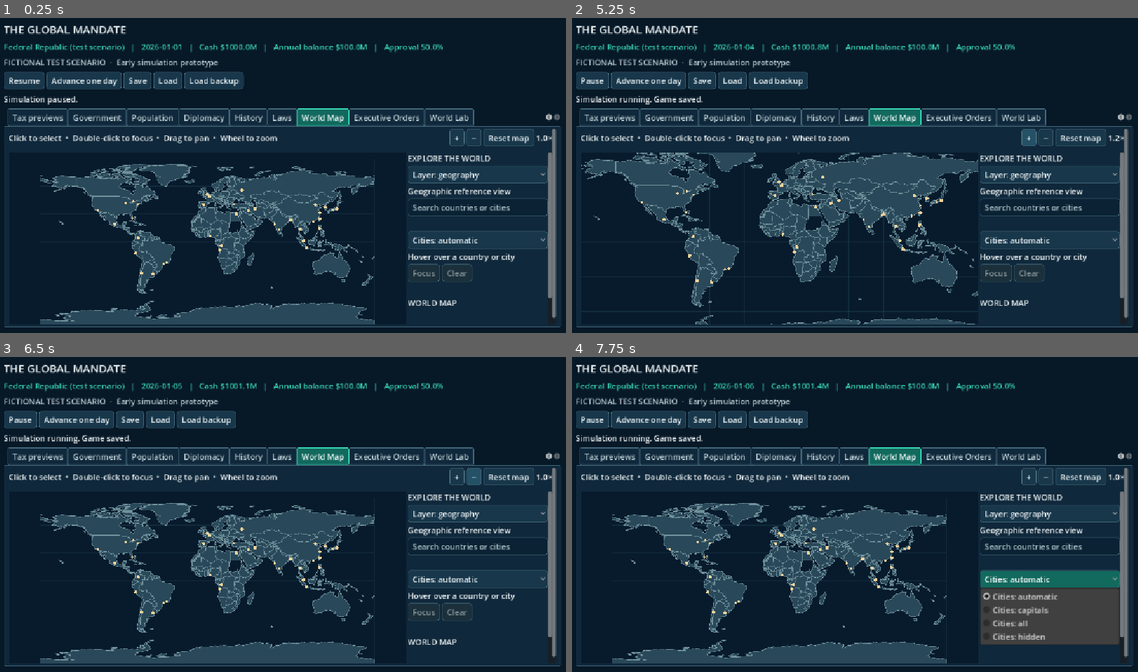
Above: before the commit, frames 1-4 (two rows, left to right).
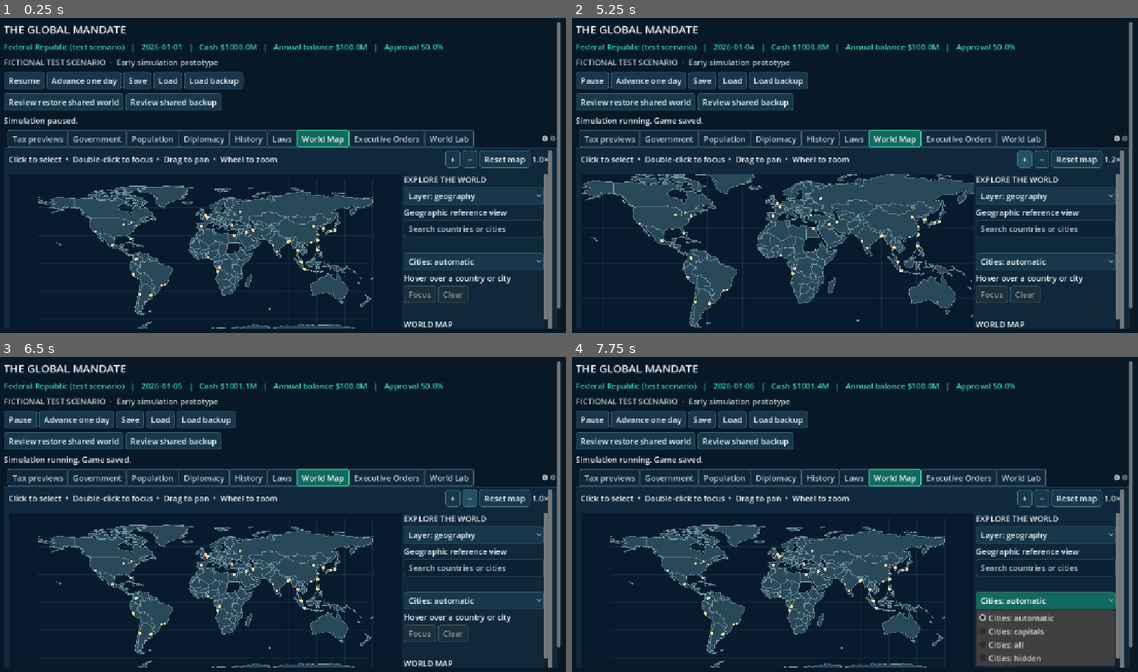
Above: after the commit, the same moments.

Repository: bhavishyadash/the-global-mandate
Game: Godot game, scene res://main.tscn
Two runs of this game, one before a commit and one after it. Both use one fixed random seed, a clock stepped at 60 frames per second and the inputs below.
Inputs (mouse positions are in pixels of both pictures, inside the frame that each line leads up to):
- Up to frame 1 (0.25 s): no input
- Up to frame 2 (5.25 s): click "Save" at 0.5 s; click (634, 103) at 1.25 s, where only the run after the commit has a clickable "Review restore shared world"; click (747, 103) at 2 s, where only the run after the commit has a clickable "Review shared backup"; click "Resume" at 2.75 s; click "Save" at 3.5 s; click "Advance one day" at 4.25 s; click "+" at 5 s
- Up to frame 3 (6.5 s): click "−" at 5.75 s
- Up to frame 4 (7.75 s): click "Layer: geography" at 6.5 s; click "Cities: automatic" at 7.25 s

The runs differ from the first frame. In frame 1, 26% of the frame differs, in the area x 0-99%, y 1-99%; in frame 2, 26%; in frame 3, 26%; in frame 4, 30%.

Commit message:
Restore shared world with controlled country

Diff:
--- a/simulation/world_registry.gd
+++ b/simulation/world_registry.gd
@@ -17,6 +17,8 @@
 var _relations: Dictionary = {}
 var _talks: Dictionary = {}
 var _agreements: Dictionary = {}
+# Optional save metadata; it does not change simulation state.
+var saved_controlled_id := ""
 
 func initialize(scenarios: Variant) -> String:
 	if not scenarios is Array or scenarios.is_empty() or scenarios.size() > MAX_COUNTRIES:
@@ -40,6 +42,7 @@
 	_relations = {}
 	_talks = {}
 	_agreements = {}
+	saved_controlled_id = ""
 	return ""
 
 func country_ids() -> Array:
@@ -155,11 +158,16 @@
 		return "World save contains invalid JSON."
 	return import_snapshot(json.data)
 
-func save_game(path: String, rename_operation: Callable = Callable(), write_operation: Callable = Callable()) -> String:
+func save_game(path: String, rename_operation: Callable = Callable(), write_operation: Callable = Callable(), controlled_id: String = "") -> String:
+	if not controlled_id.is_empty() and not _countries.has(controlled_id):
+		return "Controlled country does not exist in this world."
+	var saved_data := export_snapshot()
+	if not controlled_id.is_empty():
+		saved_data["controlled_country"] = controlled_id
 	var temporary := path + ".tmp"
 	if FileAccess.file_exists(temporary) or DirAccess.dir_exists_absolute(ProjectSettings.globalize_path(temporary)):
 		return "A temporary world save already exists; inspect it before saving."
-	var write_error := World._save_write(temporary, JSON.stringify(export_snapshot()), write_operation)
+	var write_error := World._save_write(temporary, JSON.stringify(saved_data), write_operation)
 	var absolute_temp := ProjectSettings.globalize_path(temporary)
 	if write_error != OK:
 		if FileAccess.file_exists(temporary):
@@ -210,6 +218,9 @@
 func import_snapshot(data: Variant) -> String:
 	if not data is Dictionary or not World._is_whole_number(data.get("version")) or data.version < 1 or data.version > 2 or not data.get("countries") is Dictionary or not data.get("relations") is Dictionary or not data.get("talks") is Dictionary:
 		return "Invalid registry snapshot."
+	var control: Variant = data.get("controlled_country", "")
+	if not control is String or (not control.is_empty() and not data.countries.has(control)):
+		return "Registry has invalid controlled country metadata."
 	var talks: Dictionary = data.talks.duplicate(true)
 	var agreements: Variant = data.get("agreements") if data.version == 2 else {}
 	if not agreements is Dictionary:
@@ -250,6 +261,7 @@
 		if not _valid_pair(key, countries) or not World._is_whole_number(agreements[key]) or agreements[key] < 1 or agreements[key] > AGREEMENT_DAYS:
 			return "Registry has invalid agreement state."
 	_countries = countries
+	saved_controlled_id = control
 	_relations = data.relations.duplicate()
 	_talks = talks
 	_agreements = agreements.duplicate()
--- a/tests/ui_test.gd
+++ b/tests/ui_test.gd
@@ -185,6 +185,24 @@
 	var detached_main: Dictionary = screen.world.export_snapshot()
 	assert(screen.world_lab.load_from(shared_test_path).is_empty())
 	assert(screen.world_lab.registry.country_snapshot(shared_id).date == saved_shared_day and screen.world.export_snapshot() == detached_main)
+	assert(screen.world_lab.registry.saved_controlled_id == target_id)
+	screen._request_shared_restore(shared_test_path)
+	assert(not screen.pending_shared_restore.is_empty())
+	screen.pending_shared_restore.clear()
+	screen.shared_restore_dialog.hide()
+	assert(not screen.shared_world_active and screen.world.export_snapshot() == detached_main)
+	screen._request_shared_restore(shared_test_path)
+	screen.world_lab.advance_day()
+	screen._confirm_shared_restore()
+	screen.shared_restore_dialog.hide()
+	assert(not screen.shared_world_active and "out of date" in screen.status.text)
+	screen._request_shared_restore(shared_test_path)
+	screen._confirm_shared_restore()
+	screen.shared_restore_dialog.hide()
+	assert(screen.shared_world_active and screen.world.country.id == target_id)
+	assert(screen.world.date == saved_shared_day and screen.world == screen.world_lab.registry.controlled_country(target_id))
+	assert(screen.world_lab.registry.relationship("usa_sandbox", "coastal_republic") == 5.0)
+	screen._leave_shared_world()
 	DirAccess.remove_absolute(ProjectSettings.globalize_path(shared_test_path))
 	assert(screen._start_scenario(World.DEFAULT_SCENARIO))
 	assert("HOUSE: 435" in screen.congress_summary.text and "SENATE: 100" in screen.congress_summary.text)
--- a/tests/world_registry_test.gd
+++ b/tests/world_registry_test.gd
@@ -23,6 +23,12 @@
 		legacy.talks[key] = legacy.talks[key].progress
 	var migrated = Registry.new()
 	assert(migrated.import_snapshot(JSON.parse_string(JSON.stringify(legacy))).is_empty())
+	assert(migrated.saved_controlled_id.is_empty())
+	var invalid_control: Dictionary = migrated.export_snapshot()
+	invalid_control["controlled_country"] = "missing_country"
+	var previous_state: Dictionary = migrated.export_snapshot()
+	assert(not migrated.import_snapshot(invalid_control).is_empty())
+	assert(migrated.export_snapshot() == previous_state and migrated.saved_controlled_id.is_empty())
 	assert(migrated.dialogue_progress("test_republic", "coastal_republic") == 1 and migrated.talk_kind("test_republic", "coastal_republic") == "dialogue")
 	assert(migrated.cancel_talks("test_republic", "coastal_republic"))
 	assert(not migrated.cancel_talks("test_republic", "coastal_republic"))
--- a/ui/main.gd
+++ b/ui/main.gd
@@ -90,6 +90,8 @@
 var pending_shared_entry: Dictionary = {}
 var shared_switch_dialog: ConfirmationDialog
 var pending_shared_switch: Dictionary = {}
+var shared_restore_dialog: ConfirmationDialog
+var pending_shared_restore: Dictionary = {}
 var government_status: Label
 var budget_chart: Control
 var budget_mode: OptionButton
@@ -181,6 +183,16 @@
 	main_backup_button.text = "Load backup"
 	main_backup_button.pressed.connect(_load_backup)
 	controls.add_child(main_backup_button)
+	var restore_controls := HBoxContainer.new()
+	layout.add_child(restore_controls)
+	var shared_restore := Button.new()
+	shared_restore.text = "Review restore shared world"
+	shared_restore.pressed.connect(func(): _request_shared_restore(world_lab.LAB_SAVE))
+	restore_controls.add_child(shared_restore)
+	var shared_backup_restore := Button.new()
+	shared_backup_restore.text = "Review shared backup"
+	shared_backup_restore.pressed.connect(func(): _request_shared_restore(world_lab.LAB_SAVE + ".bak"))
+	restore_controls.add_child(shared_backup_restore)
 	var income_controls := HBoxContainer.new()
 	layout.add_child(income_controls)
 	for node in [tax_label, tax, apply]:
@@ -491,6 +503,13 @@
 	shared_switch_dialog.confirmed.connect(_confirm_shared_switch)
 	shared_switch_dialog.canceled.connect(func(): pending_shared_switch.clear())
 	add_child(shared_switch_dialog)
+	shared_restore_dialog = ConfirmationDialog.new()
+	shared_restore_dialog.title = "Restore shared world?"
+	shared_restore_dialog.dialog_autowrap = true
+	shared_restore_dialog.min_size = Vector2i(600, 0)
+	shared_restore_dialog.confirmed.connect(_confirm_shared_restore)
+	shared_restore_dialog.canceled.connect(func(): pending_shared_restore.clear())
+	add_child(shared_restore_dialog)
 	for node in [budget_controls, category_controls, spending_preview, category_preview]:
 		node.reparent(finances)
 	var chart_controls := HBoxContainer.new()
@@ -1426,6 +1445,49 @@
 	shared_switch_dialog.dialog_text = "Switch main control from %s to %s? Both countries and their relationships remain i …(239 unchanged characters)…
 	shared_switch_dialog.popup_centered()
 
+func _request_shared_restore(path: String) -> void:
+	if not world_lab.initialized or world_lab.batch_remaining > 0:
+		status.text = "Shared restore is unavailable while a lab batch is running."
+		return
+	var candidate = WorldLab.Registry.new()
+	var error: String = candidate.load_game(path)
+	if error.is_empty():
+		error = world_lab._check_lab_identity(candidate)
+	if error.is_empty() and candidate.saved_controlled_id.is_empty():
+		error = "This lab save has no shared controlled country; load it in World Lab and enter shared mode manually."
+	if not error.is_empty():
+		status.text = "Cannot restore shared world: " + error
+		return
+	if running:
+		_toggle_pause()
+	world_lab.running = false
+	world_lab._refresh_clock()
+	pending_shared_restore = {"path": path, "snapshot": JSON.stringify(candidate.export_snapshot()), "id": candidate.saved_controlled_id, "main": JSON.stringify(world.export_snapshot()), "lab": JSON.stringify(world_lab.registry.export_snapshot()), "shared": shared_world_active}
+	shared_restore_dialog.dialog_text = "Restore the saved shared world as %s? This replaces both current sessions. Save them first if needed. Both clocks are paused; restoring clears queued time. No save file is written." % candidate.country_snapshot(candidate.saved_controlled_id).country.name
+	shared_restore_dialog.popup_centered()
+
+func _confirm_shared_restore() -> void:
+	if pending_shared_restore.is_empty():
+		return
+	var request := pending_shared_restore.duplicate(true)
+	pending_shared_restore.clear()
+	var candidate = WorldLab.Registry.new()
+	var error: String = candidate.load_game(request.path)
+	if error.is_empty():
+		error = world_lab._check_lab_identity(candidate)
+	if not error.is_empty() or running or world_lab.running or world_lab.batch_remaining > 0 or shared_world_active != request.shared or JSON.stringify(world.export_snapshot()) != request.main or JSON.stringify(world_lab.registry.export_snapshot()) != request.lab or JSON.stringify(candidate.export_snapshot()) != request.snapshot or candidate.saved_controlled_id != request.id:
+		status.text = "Shared restore is out of date or invalid. Review it again."
+		return
+	_cancel_review()
+	review_dialog.hide()
+	world_lab._accept_registry(candidate, "Shared world restored.")
+	world = candidate.controlled_country(request.id)
+	shared_world_active = true
+	world_lab.set_shared_mode(true, request.id)
+	_update_shared_controls()
+	_sync_loaded_world("Shared world restored and paused.")
+	dashboard_tabs.current_tab = 0
+
 func _confirm_shared_switch() -> void:
 	if pending_shared_switch.is_empty():
 		return
--- a/ui/world_lab.gd
+++ b/ui/world_lab.gd
@@ -391,7 +391,7 @@
 func save_to(path: String) -> String:
 	if not initialized:
 		return "World lab is unavailable."
-	var error: String = registry.save_game(path)
+	var error: String = registry.save_game(path, Callable(), Callable(), shared_controlled_id if shared_mode else "")
 	message.text = "Lab world saved to its separate slot." if error.is_empty() else error
 	return error
 
Not shown, changed: docs/GAME_DEVELOPMENT_REPORT.md
Not shown, changed: docs/SESSION_93.md
